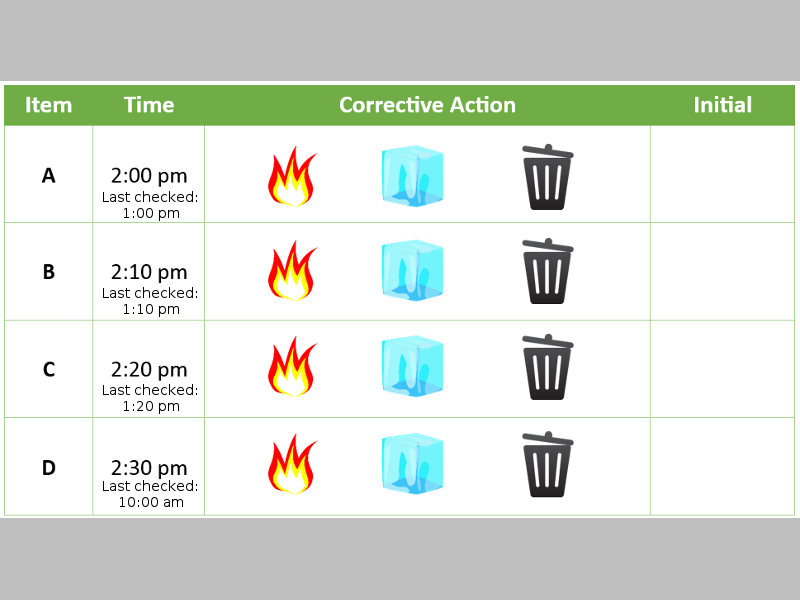
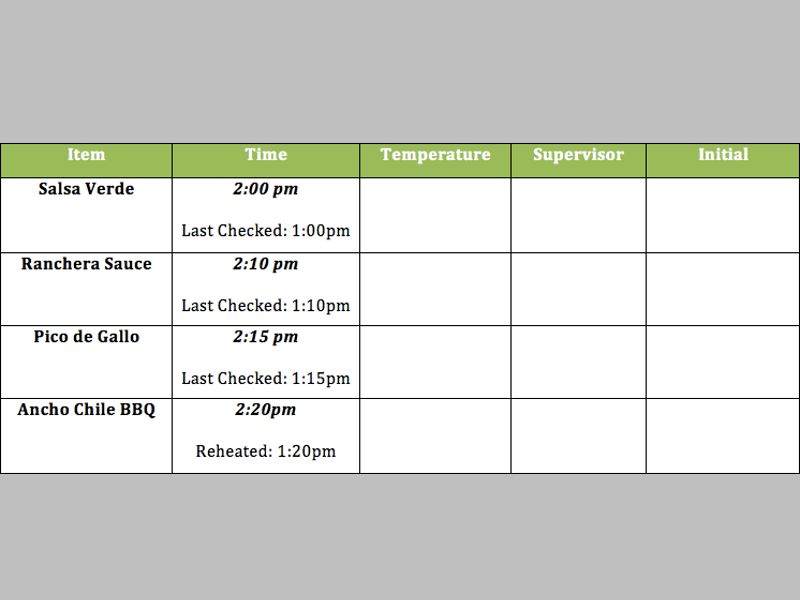
The second (800, 600) image is a revision of the first. Changes to its layers:
removed layer "Last checked: ... #3" over (103, 480, 197, 507)
renamed "Last checked: ... #2" to "Pasted Layer", painted on it over (0, 143, 800, 474)
removed layer "Last checked: ... #1" over (103, 287, 197, 317)
removed layer "Last checked: ..." over (103, 191, 197, 221)
removed layer "TempLog_Table.PNG" over (0, 81, 800, 518)
